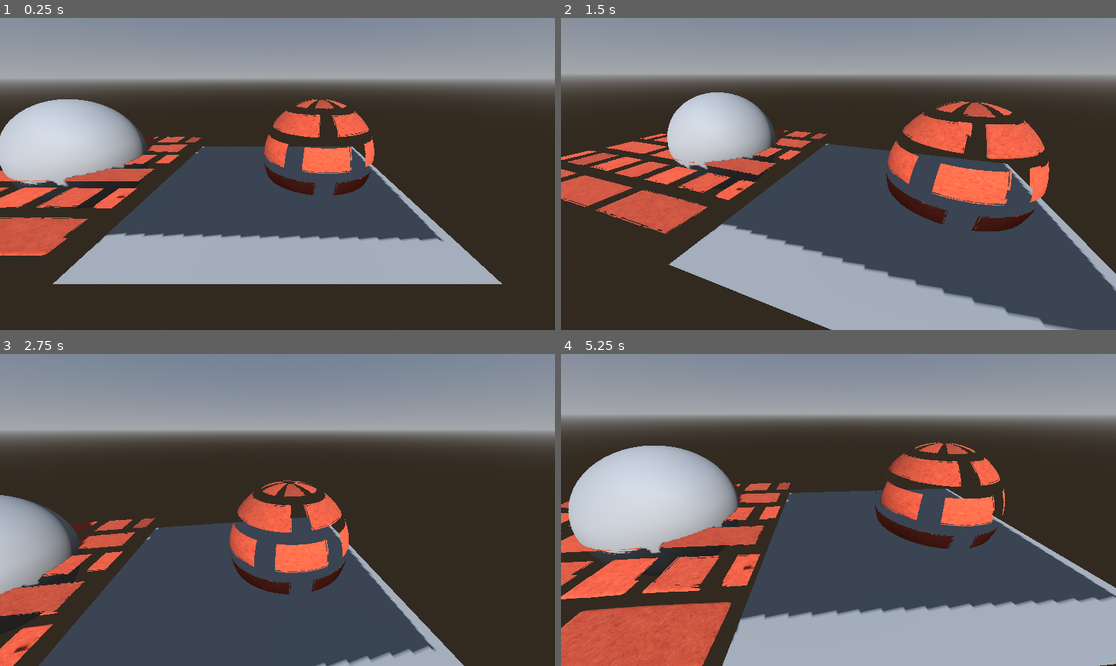
Above: before the commit, frames 1-4 (two rows, left to right).
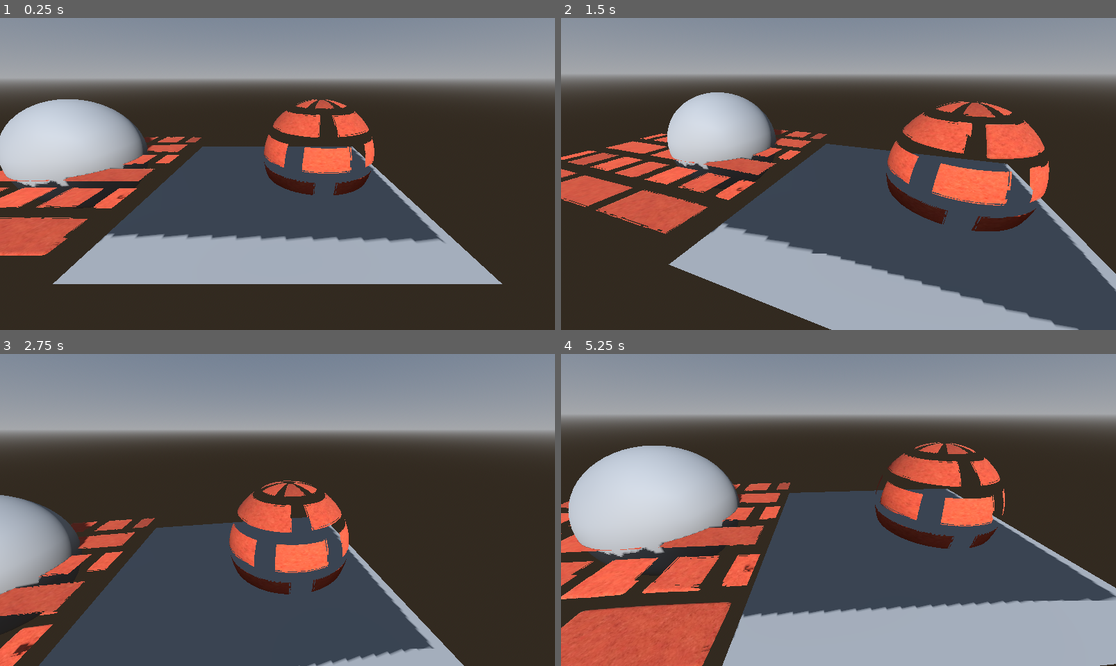
Above: after the commit, the same moments.

Repository: sphynx-owner/parallax-mapping
Game: Godot game, scene res://node_3d.tscn
Same seed, same stepped clock (60 frames per second), same inputs: the game is played once before the commit and once after it. The project has no main scene, so this scene is started directly.
Inputs (mouse positions are in pixels of both pictures, inside the frame that each line leads up to):
- Up to frame 1 (0.25 s): no input
- Up to frame 2 (1.5 s): tap Enter at 0.5 s; move the mouse to (866, 174) at 0.52 s; tap A (A) at 0.6 s; tap Space at 1.25 s; move the mouse to (810, 174) at 1.27 s; tap D (D) at 1.35 s
- Up to frame 3 (2.75 s): tap Enter at 2 s; move the mouse to (288, 503) at 2.02 s; tap E (E) at 2.1 s
- Up to frame 4 (5.25 s): tap Space at 2.75, 4.25 s; move the mouse to (832, 516) at 2.77 s; tap Q (Q) at 2.85 s; tap Enter at 3.5 s; move the mouse to (877, 513) at 3.52 s; tap S (S) at 3.6 s; move the mouse to (794, 506) at 4.27 s; tap W (W) at 4.35 s; move the mouse to (844, 510) at 5.02 s; tap A (A) at 5.1 s

The runs differ from the first frame. In frame 1, 0.6% of the frame differs, in the area x 0-81%, y 38-74%; in frame 2, 0.8%, in the area x 19-100%, y 35-100%; in frame 3, 0.5%; in frame 4, 0.8%.

Commit message:
better light

Diff:
--- a/node_3d.tscn
+++ b/node_3d.tscn
@@ -103,4 +103,4 @@
 [node name="DirectionalLight3D" type="DirectionalLight3D" parent="."]
 transform = Transform3D(0.988108, -0.0768812, 0.133162, 1.73002e-08, 0.866025, 0.5, -0.153762, -0.494055, 0.855726, -0.0268892, 0, 0)
 shadow_enabled = true
-directional_shadow_max_distance = 15.0
+directional_shadow_max_distance = 10.0
